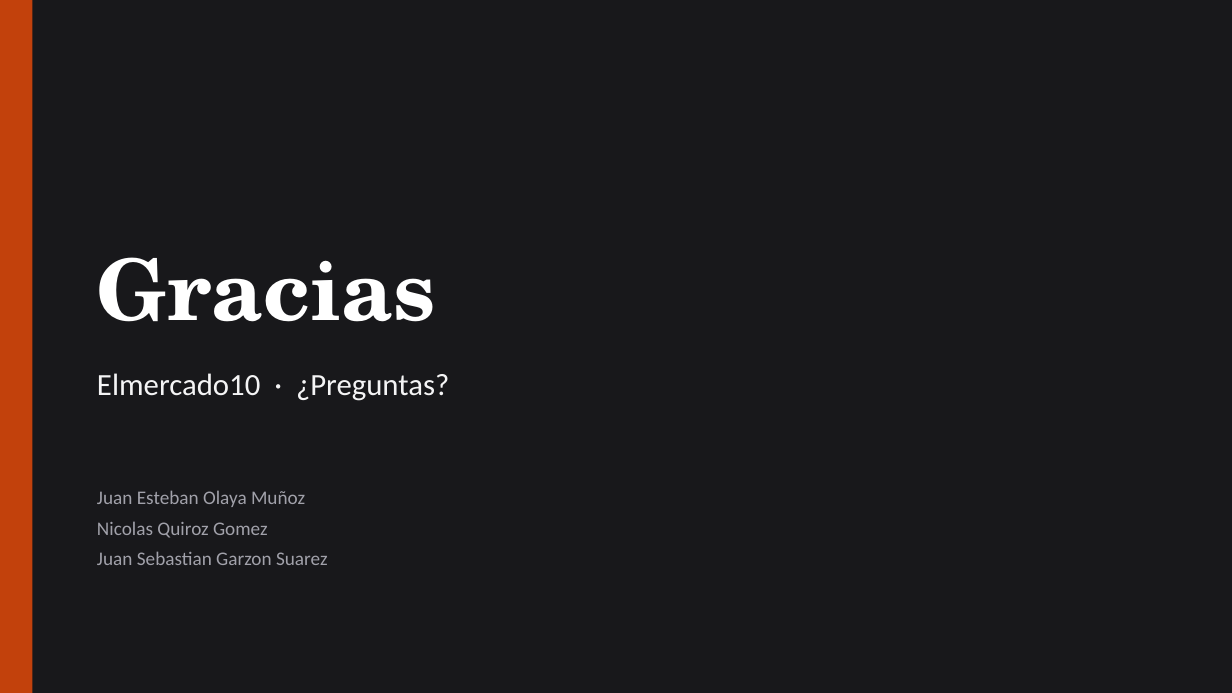
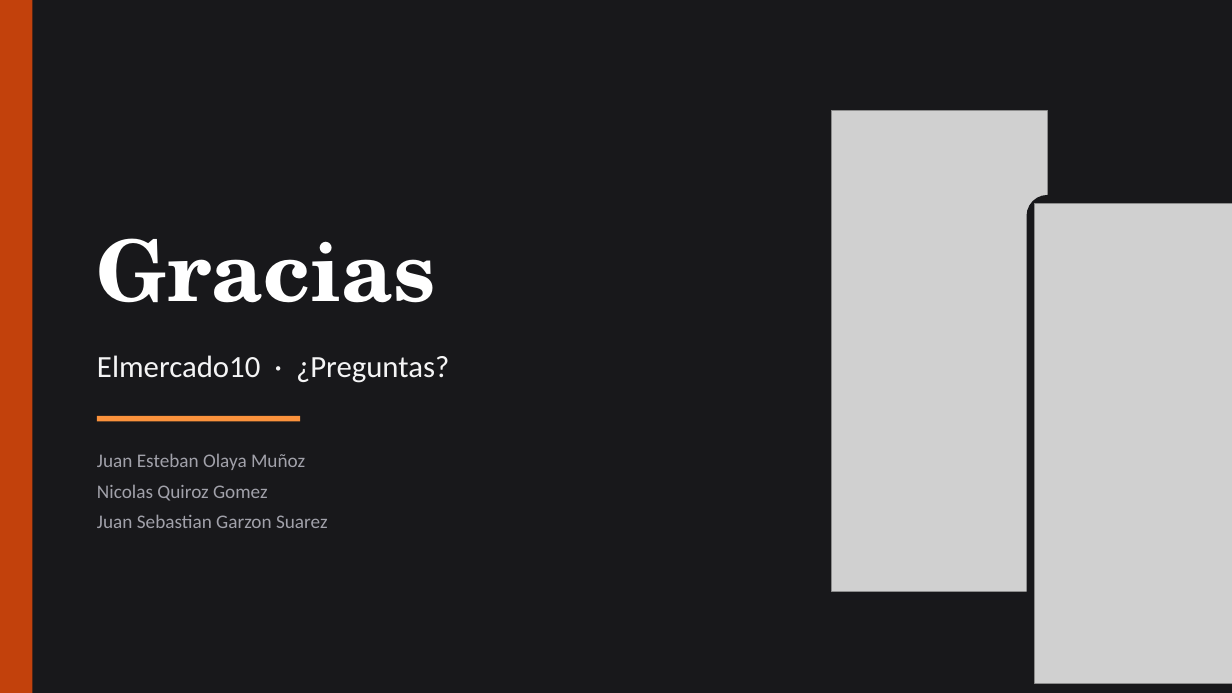
Before and after one commit to JuanXD2201/Elmercado10, a slide deck: slide 23 of DOCUMENTACION_ELMERCADO10/08_PRESENTACION/Presentacion_Elmercado10.pptx (slide 18 before the commit). Drawn at 1232x693 pixels with LibreOffice and Linux fonts; fonts in the diff are those of the drawing; grey boxes stand for pictures. Boxes give left, top, right and bottom in pixels: in the first picture for what was removed or moved away, otherwise in the second. Text is boxed around its words. In the diff, an @@ line names an element or a change of style, - is before the commit and + after.

```diff
--- a/DOCUMENTACION_ELMERCADO10/08_PRESENTACION/Presentacion_Elmercado10.pptx
+++ b/DOCUMENTACION_ELMERCADO10/08_PRESENTACION/Presentacion_Elmercado10.pptx
@@ rounded rectangle added at (x1=823, y1=103, x2=1055, y2=600), fill #18181B @@
@@ picture added at (x1=832, y1=111, x2=1047, y2=592) @@
@@ rounded rectangle added at (x1=1027, y1=195, x2=1232, y2=692), fill #18181B @@
@@ picture added at (x1=1035, y1=203, x2=1232, y2=684) @@
@@ text "Gracias" moved from (x1=97, y1=257, x2=436, y2=322) to (x1=97, y1=238, x2=436, y2=303) @@
@@ text "Elmercado10 · ¿Preguntas?" moved from (x1=97, y1=373, x2=449, y2=401) to (x1=97, y1=355, x2=449, y2=383) @@
@@ rectangle added at (x1=97, y1=416, x2=300, y2=421), fill #FB923C @@
@@ text "Juan Esteban Olaya Muñoz" moved from (x1=97, y1=490, x2=328, y2=565) to (x1=97, y1=453, x2=328, y2=528) @@
```
Also in this commit, not shown: 14 other slides changed, 8 slides added, 3 slides removed, 41 other files.
